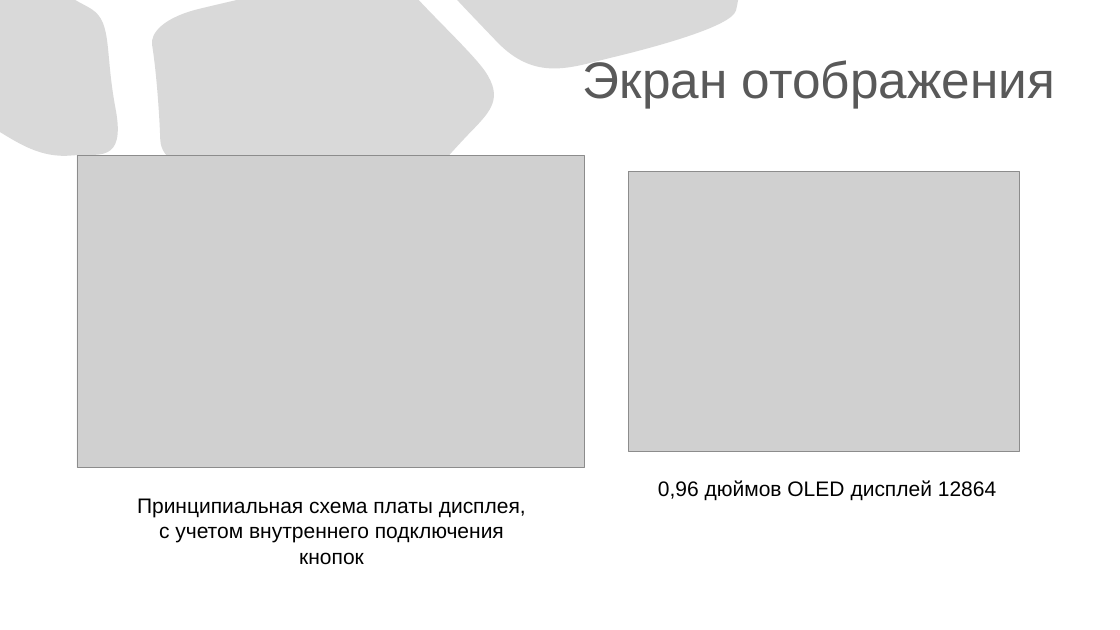
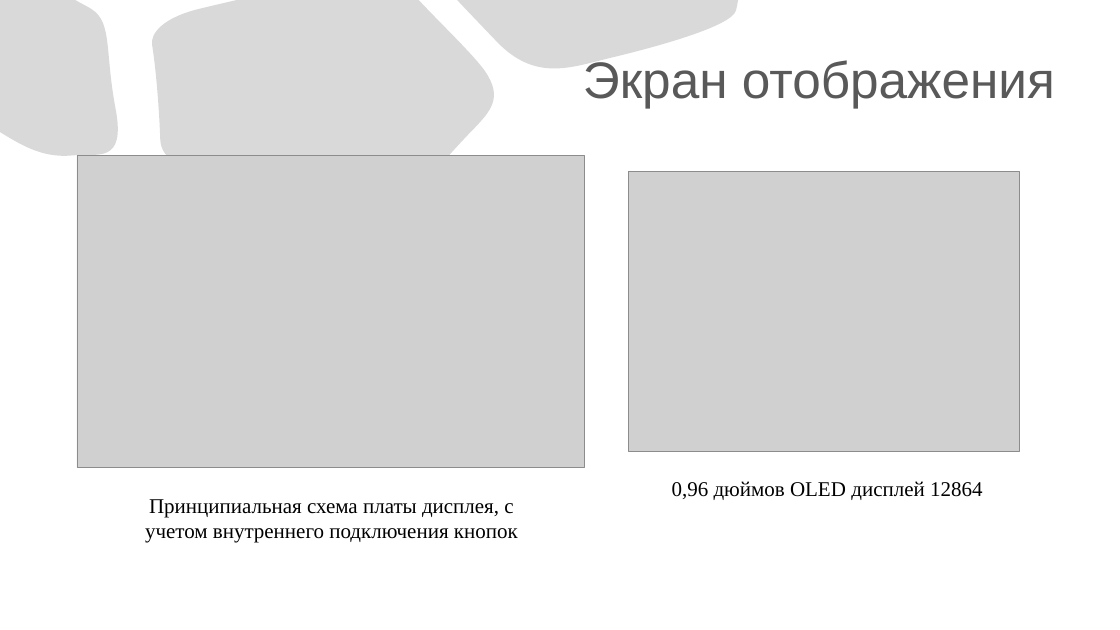
Before and after one commit to eterline/course-project-oscilloscope, a slide deck: slide 11 of save-to-usb/Презентация «Осциллограф».pptx (slide 10 before the commit). Drawn at 1120x630 pixels with LibreOffice and Linux fonts; fonts in the diff are those of the drawing; grey boxes stand for pictures. Boxes give left, top, right and bottom in pixels: in the first picture for what was removed or moved away, otherwise in the second. Text is boxed around its words. In the diff, an @@ line names an element or a change of style, - is before the commit and + after.

```diff
--- a/save-to-usb/Презентация «Осциллограф».pptx
+++ b/save-to-usb/Презентация «Осциллограф».pptx
@@ text "0,96 дюймов OLED дисплей 12864" at (672, 481, 982, 500): font Arial to Times New Roman @@
@@ text "Принципиальная схема платы дисплея, с ..." at (145, 499, 518, 543): font Arial to Times New Roman @@
```
Also in this commit, not shown: 8 other slides changed, 9 slides added, 1 slide removed, 38 other files.
